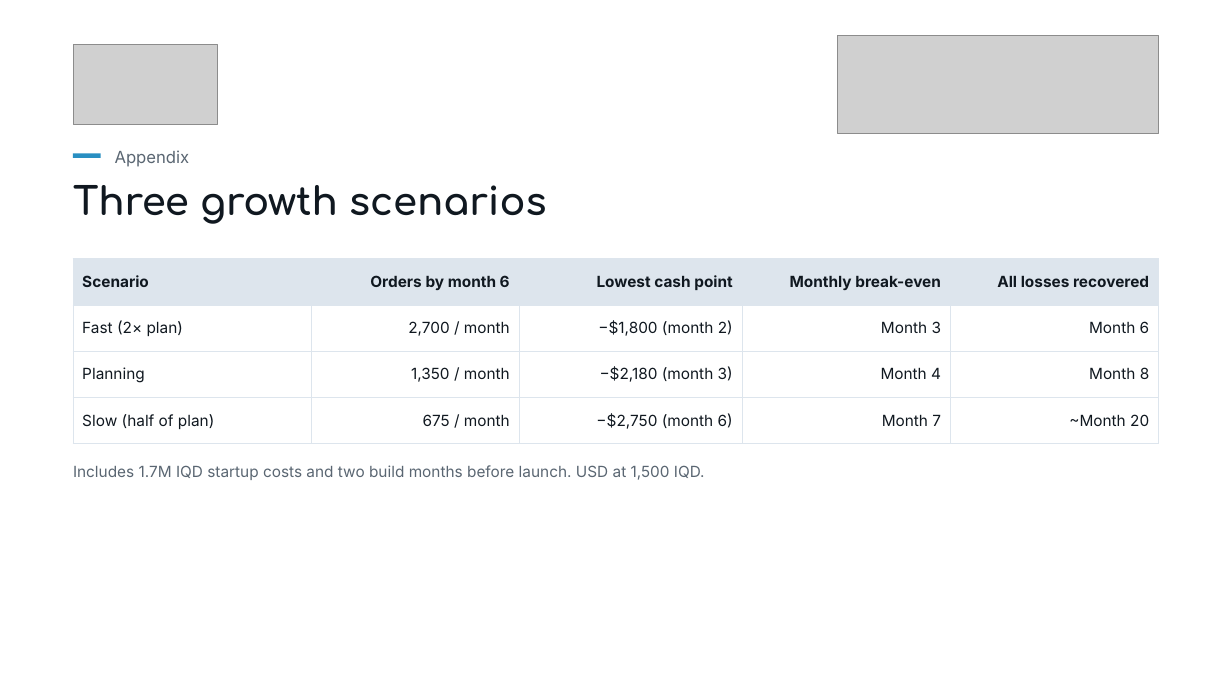
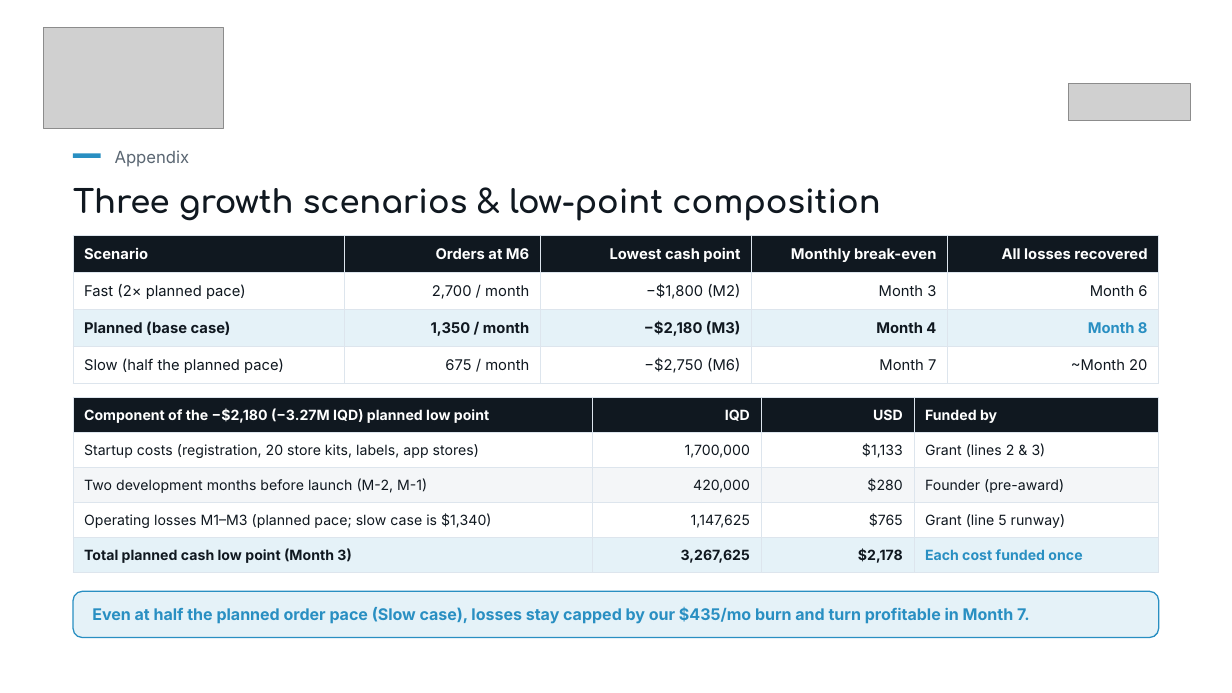
Before and after one commit to shakerbr/cheapify, a slide deck: slide 16 of presentation/Cheapify-GIZ-Pitch.pptx (slide 18 before the commit). Drawn at 1232x693 pixels with LibreOffice and Linux fonts; fonts in the diff are those of the drawing; grey boxes stand for pictures. Boxes give left, top, right and bottom in pixels: in the first picture for what was removed or moved away, otherwise in the second. Text is boxed around its words. In the diff, an @@ line names an element or a change of style, - is before the commit and + after.

Commit message:
feat: build final v4 pitch deck with embedded fonts, updated financials, and custom icons

```diff
--- a/presentation/Cheapify-GIZ-Pitch.pptx
+++ b/presentation/Cheapify-GIZ-Pitch.pptx
@@ picture resized from (x1=73, y1=44, x2=217, y2=125) to (x1=43, y1=28, x2=224, y2=128) @@
@@ picture resized from (x1=838, y1=35, x2=1160, y2=133) to (x1=1068, y1=83, x2=1190, y2=120) @@
@@ text at (x1=73, y1=188, x2=880, y2=221): text changed; size 30 to 25 pt @@
-Three growth scenarios
+Three growth scenarios & low-point composition
@@ table at (x1=73, y1=236, x2=1158, y2=384) @@
-row 1, column 2: Orders by month 6
+row 1, column 2: Orders at M6
-row 2, column 1: Fast (2× plan)
+row 2, column 1: Fast (2× planned pace)
-row 2, column 3: −$1,800 (month 2)
+row 2, column 3: −$1,800 (M2)
-row 3, column 1: Planning
+row 3, column 1: Planned (base case)
-row 3, column 3: −$2,180 (month 3)
+row 3, column 3: −$2,180 (M3)
-row 4, column 1: Slow (half of plan)
+row 4, column 1: Slow (half the planned pace)
-row 4, column 3: −$2,750 (month 6)
+row 4, column 3: −$2,750 (M6)
@@ fill #DDE5ED to #101820 in row 1 @@
@@ fill #FFFFFF to #E5F2F8 in row 3 @@
@@ size 12 to 11.5 pt in "Scenario", "Lowest cash point", "Monthly break-even", "All losses recovered" and 9 more places @@
@@ text colour #101820 to #FFFFFF in "Scenario", "Lowest cash point", "Monthly break-even", "All losses recovered" @@
@@ bold on in "1,350 / month", "Month 4", "Month 8" @@
@@ text colour #101820 to #298FC2 in "Month 8" @@
@@ table resized from (x1=73, y1=259, x2=1158, y2=444) to (x1=73, y1=236, x2=1158, y2=384) @@
@@ table added at (x1=73, y1=397, x2=1159, y2=573), 5 rows, 4 columns @@
+Component of the −$2,180 (−3.27M IQD) planned low point | IQD | USD | Funded by
+Startup costs (registration, 20 store kits, labels, app stores) | 1,700,000 | $1,133 | Grant (lines 2 & 3)
+Two development months before launch (M-2, M-1) | 420,000 | $280 | Founder (pre-award)
+Operating losses M1–M3 (planned pace; slow case is $1,340) | 1,147,625 | $765 | Grant (line 5 runway)
+Total planned cash low point (Month 3) | 3,267,625 | $2,178 | Each cost funded once
@@ text removed at (x1=73, y1=465, x2=705, y2=480) @@
-Includes 1.7M IQD startup costs and two build months before launch. USD at 1,500 IQD.
@@ rounded rectangle added at (x1=73, y1=592, x2=1159, y2=638), fill #E5F2F8, outline #298FC2 1 pt @@
@@ text added at (x1=92, y1=607, x2=1030, y2=624), 12.5 pt, text #298FC2, bold @@
+Even at half the planned order pace (Slow case), losses stay capped by our $435/mo burn and turn profitable in Month 7.
```
Also in this commit, not shown: 15 other slides changed, 6 slides added, 7 slides removed, 56 other files.
